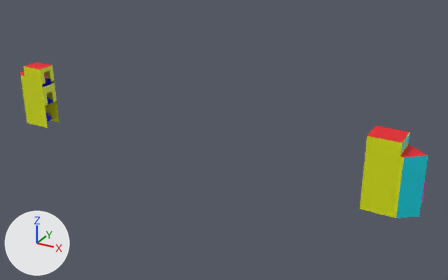
Renders of the FBX model Escape the Design Lab/Assets/Art/Luuk/GBW blauw/Trappen/GBW Traptreden.fbx from each side of a commit.
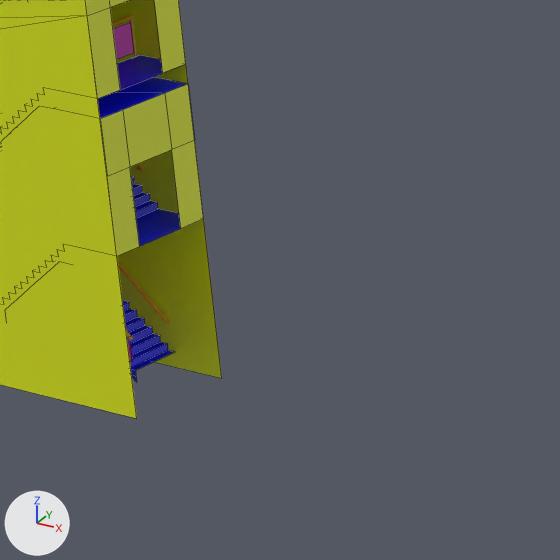
Each version appears first whole from a camera (50 mm lens) standing at (76.6, -77.4, 39.0) and looking at (33.3, 1.4, -0.4), and next in a close-up on the part from 6% to 23% of the width and 25% to 53% of the height. The lights are fixed; the arrows at lower left show +X, +Y and +Z. The close-ups show mesh edges as thin lines. Where no turn or scale is listed for an object, it has been applied to the vertices.

The older version as bpy lines, for what is in view:
```python
me_plane_013 = bpy.data.meshes.new('Plane.013')
me_plane_013.from_pydata(...)  # 128 vertices, 86 faces; spans x -6.7..62.0, y -2.7..1.5, z -4.2..6.8
me_plane_013.materials.append(mat_muurtjes)  # yellow #dbe700
me_plane_014 = bpy.data.meshes.new('Plane.014')
me_plane_014.from_pydata(...)  # 588 vertices, 462 faces; spans x -8.2..64.6, y -2.7..1.5, z -4.2..4.0
me_plane_014.materials.append(mat_blauwegrond)  # blue #0010ff
me_plane_017 = bpy.data.meshes.new('Plane.017')
me_plane_017.from_pydata(...)  # 104 vertices, 36 faces; spans x -8.3..64.8, y -2.5..1.4, z -3.7..4.9
me_plane_017.materials.append(mat_deurranden)  # pink #e700d5
ob_stairrooms_hek = bpy.data.objects.new('StairRooms(Hek)', me_plane_017)
ob_stairrooms_hek.location = (0.0, 0.0, 0.0)
ob_stairrooms_muren = bpy.data.objects.new('StairRooms(Muren)', me_plane_013)
ob_stairrooms_muren.location = (0.0, 0.0, 0.0)
ob_stairrooms_trapzelf = bpy.data.objects.new('StairRooms(trapzelf)', me_plane_014)
ob_stairrooms_trapzelf.location = (0.0, 0.0, 0.0)
```
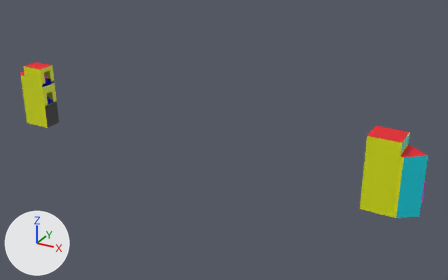
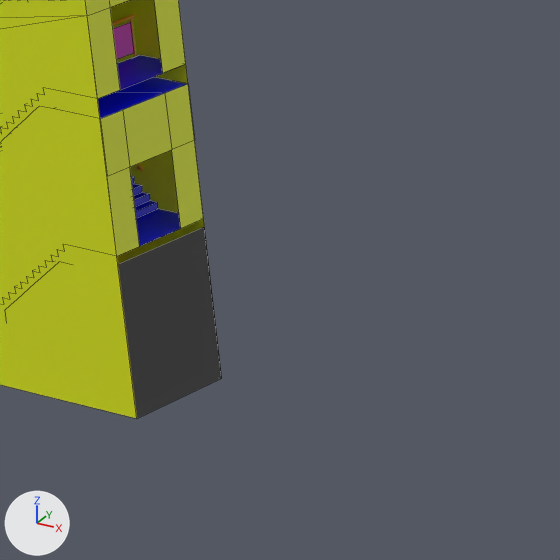
Commit message: Traptreden gefixed(There is darkness below>:))

Pixel boxes (x1, y1, x2, y2) of what changed, in the close-ups (560 x 560 px):
'StairRooms(Darkness)', added (black): after (118, 227, 222, 418)

The change, as a diff of the scene's bpy script:
```diff
--- a/Escape the Design Lab/Assets/Art/Luuk/GBW blauw/Trappen/GBW Traptreden.fbx.py
+++ b/Escape the Design Lab/Assets/Art/Luuk/GBW blauw/Trappen/GBW Traptreden.fbx.py
@@ mat_x @@
+mat_x = principled_material('???')
+mat_x.base_color = (0.0, 0.0, 0.0)  # black #000000
@@ me_plane_023 @@
+me_plane_023.from_pydata([(56.9, -2.7, -4.2), (56.9, 1.4, -4.2), (62.0, -2.7, -4.2), (62.0, 1.4, -4.2), (64.6, -0.7, -4.2), (56.9, -2.7, -0.3), (56.9, 1.4, -0.3), (-6.7, -1.5, -4.2), (-6.7, 1.5, -4.2), (-1.6, -1.5, -4.2), (-1.6, 1.5, -4.2), (-8.2, 0.0, -4.2), (-1.6, -1.5, -0.2), (-1.6, 1.5, -0.2)], [], [(3, 1, 0, 2), (3, 2, 4), (0, 1, 6, 5), (8, 7, 9, 10), (7, 8, 11), (10, 9, 12, 13)])
+me_plane_023.materials.append(mat_x)  # black #000000
@@ ob_stairrooms_darkness @@
+ob_stairrooms_darkness = bpy.data.objects.new('StairRooms(Darkness)', me_plane_023)
+ob_stairrooms_darkness.location = (0.0, 0.0, 0.0)
```
